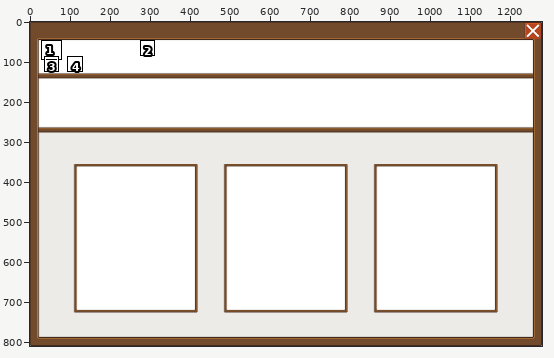
One commit to this pixel-art file: Aseprite/Website Escola.aseprite. Above, an overview of the earlier version with the close-up marked.
Close-up. As it was:
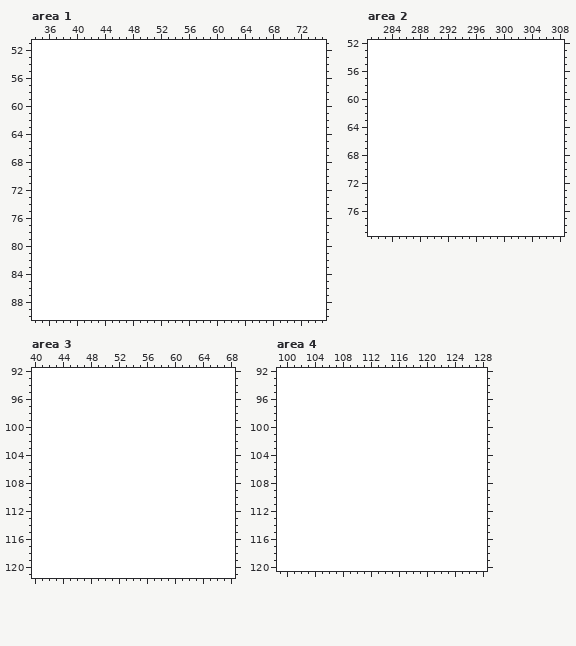
1280x810 pixels, 1 frame. Shown: area 1: x 34..75, y 51..90; area 2: x 281..308, y 52..79; area 3: x 40..68, y 92..121; area 4: x 99..128, y 92..120. The commit also changed other parts of the picture, which this record leaves out.
The same view after the edit:
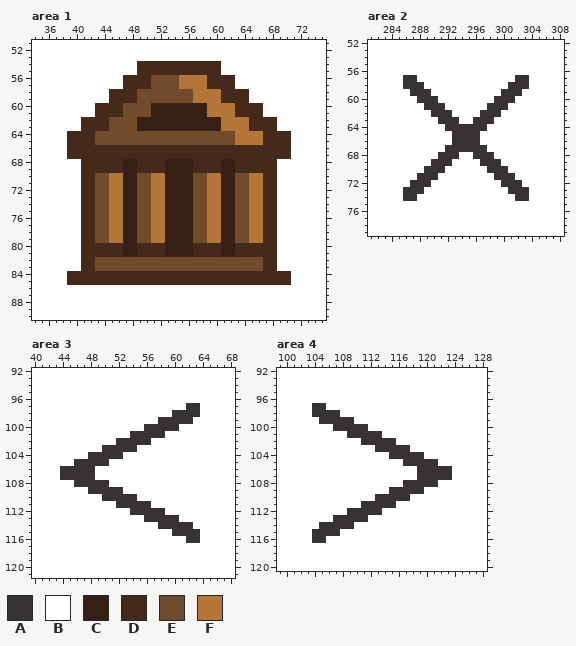
Palette (. is transparent): A #373334  B #ffffff  C #362015  D #452a1b  E #724b2c  F #b47538
Diff:
layer "Website Info" added
Changed rows in their new state; - is an unchanged pixel.
Area 1, layer "Website Info":
first column x 39:
54 ----------DDDDDDDDDDDD----------
55 ----------DDDDDDDDDDDD----------
56 --------DDDDEEEEFFFFDDDD--------
57 --------DDDDEEEEFFFFDDDD--------
58 ------DDDDEEEEEEEEFFFFDDDD------
59 ------DDDDEEEEEEEEFFFFDDDD------
60 ----DDDDEEEECCCCCCCCFFFFDDDD----
61 ----DDDDEEEECCCCCCCCFFFFDDDD----
62 --DDDDEEEECCCCCCCCCCCCFFFFDDDD--
63 --DDDDEEEECCCCCCCCCCCCFFFFDDDD--
64 DDDDEEEEEEEEEEEEEEEEEEEEFFFFDDDD
65 DDDDEEEEEEEEEEEEEEEEEEEEFFFFDDDD
66 DDDDDDDDDDDDDDDDDDDDDDDDDDDDDDDD
67 DDDDDDDDDDDDDDDDDDDDDDDDDDDDDDDD
68 --DDDDDDCCDDDDCCCCDDDDCCDDDDDD--
69 --DDDDDDCCDDDDCCCCDDDDCCDDDDDD--
70 --DDEEFFCCEEFFCCCCEEFFCCEEFFDD--
71 --DDEEFFCCEEFFCCCCEEFFCCEEFFDD--
72 --DDEEFFCCEEFFCCCCEEFFCCEEFFDD--
73 --DDEEFFCCEEFFCCCCEEFFCCEEFFDD--
74 --DDEEFFCCEEFFCCCCEEFFCCEEFFDD--
75 --DDEEFFCCEEFFCCCCEEFFCCEEFFDD--
76 --DDEEFFCCEEFFCCCCEEFFCCEEFFDD--
77 --DDEEFFCCEEFFCCCCEEFFCCEEFFDD--
78 --DDEEFFCCEEFFCCCCEEFFCCEEFFDD--
79 --DDEEFFCCEEFFCCCCEEFFCCEEFFDD--
80 --DDDDDDCCDDDDCCCCDDDDCCDDDDDD--
81 --DDDDDDCCDDDDCCCCDDDDCCDDDDDD--
82 --DDEEEEEEEEEEEEEEEEEEEEEEEEDD--
83 --DDEEEEEEEEEEEEEEEEEEEEEEEEDD--
84 DDDDDDDDDDDDDDDDDDDDDDDDDDDDDDDD
85 DDDDDDDDDDDDDDDDDDDDDDDDDDDDDDDD
Area 2, layer "Website Info":
first column x 286:
57 AA--------------AA
58 AAA------------AAA
59 -AAA----------AAA-
60 --AAA--------AAA--
61 ---AAA------AAA---
62 ----AAA----AAA----
63 -----AAA--AAA-----
64 ------AAAAAA------
65 -------AAAA-------
66 -------AAAA-------
67 ------AAAAAA------
68 -----AAA--AAA-----
69 ----AAA----AAA----
70 ---AAA------AAA---
71 --AAA--------AAA--
72 -AAA----------AAA-
73 AAA------------AAA
74 AA--------------AA
Area 3, layer "Website Info":
first column x 44:
 97 ------------------AA
 98 ----------------AAAA
 99 --------------AAAAA-
100 ------------AAAAA---
101 ----------AAAAA-----
102 --------AAAAA-------
103 ------AAAAA---------
104 ----AAAAA-----------
105 --AAAAA-------------
106 AAAAA---------------
107 AAAAA---------------
108 --AAAAA-------------
109 ----AAAAA-----------
110 ------AAAAA---------
111 --------AAAAA-------
112 ----------AAAAA-----
113 ------------AAAAA---
114 --------------AAAAA-
115 ----------------AAAA
116 ------------------AA
Area 4, layer "Website Info":
first column x 104:
 97 AA------------------
 98 AAAA----------------
 99 -AAAAA--------------
100 ---AAAAA------------
101 -----AAAAA----------
102 -------AAAAA--------
103 ---------AAAAA------
104 -----------AAAAA----
105 -------------AAAAA--
106 ---------------AAAAA
107 ---------------AAAAA
108 -------------AAAAA--
109 -----------AAAAA----
110 ---------AAAAA------
111 -------AAAAA--------
112 -----AAAAA----------
113 ---AAAAA------------
114 -AAAAA--------------
115 AAAA----------------
116 AA------------------
Where, in picture pixels (left, top, right, bottom), the same in both close-ups:
changed: (67, 61, 291, 285)
changed: (403, 75, 529, 201)
changed: (60, 403, 200, 543)
changed: (312, 403, 452, 543)
